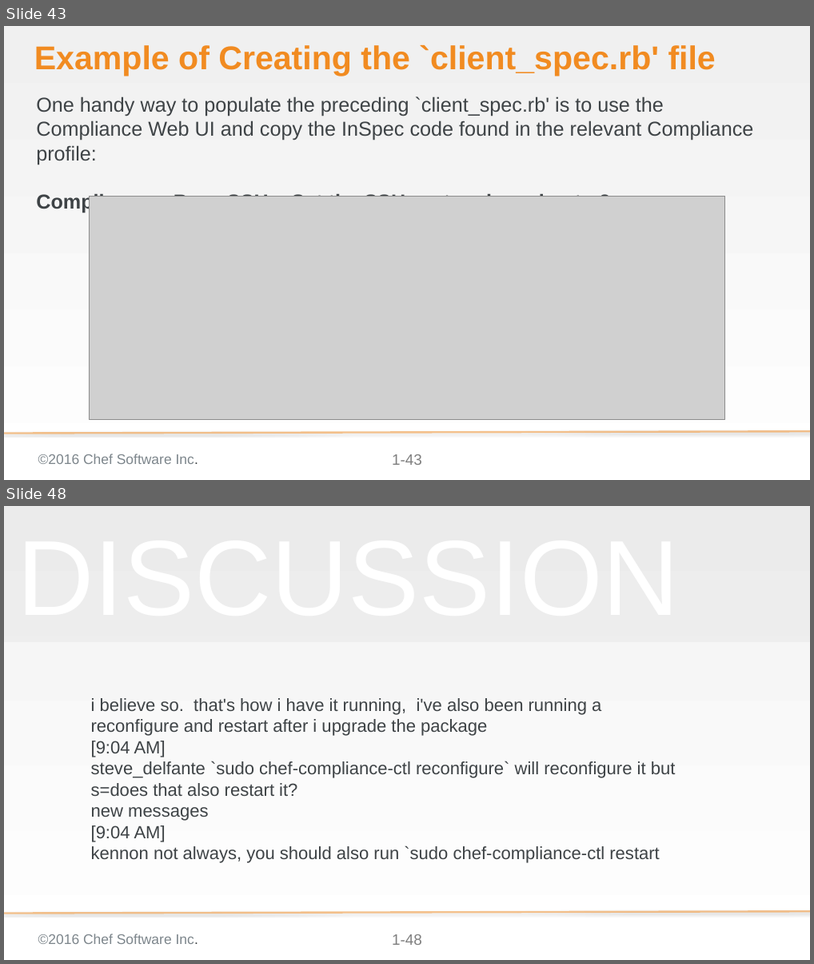
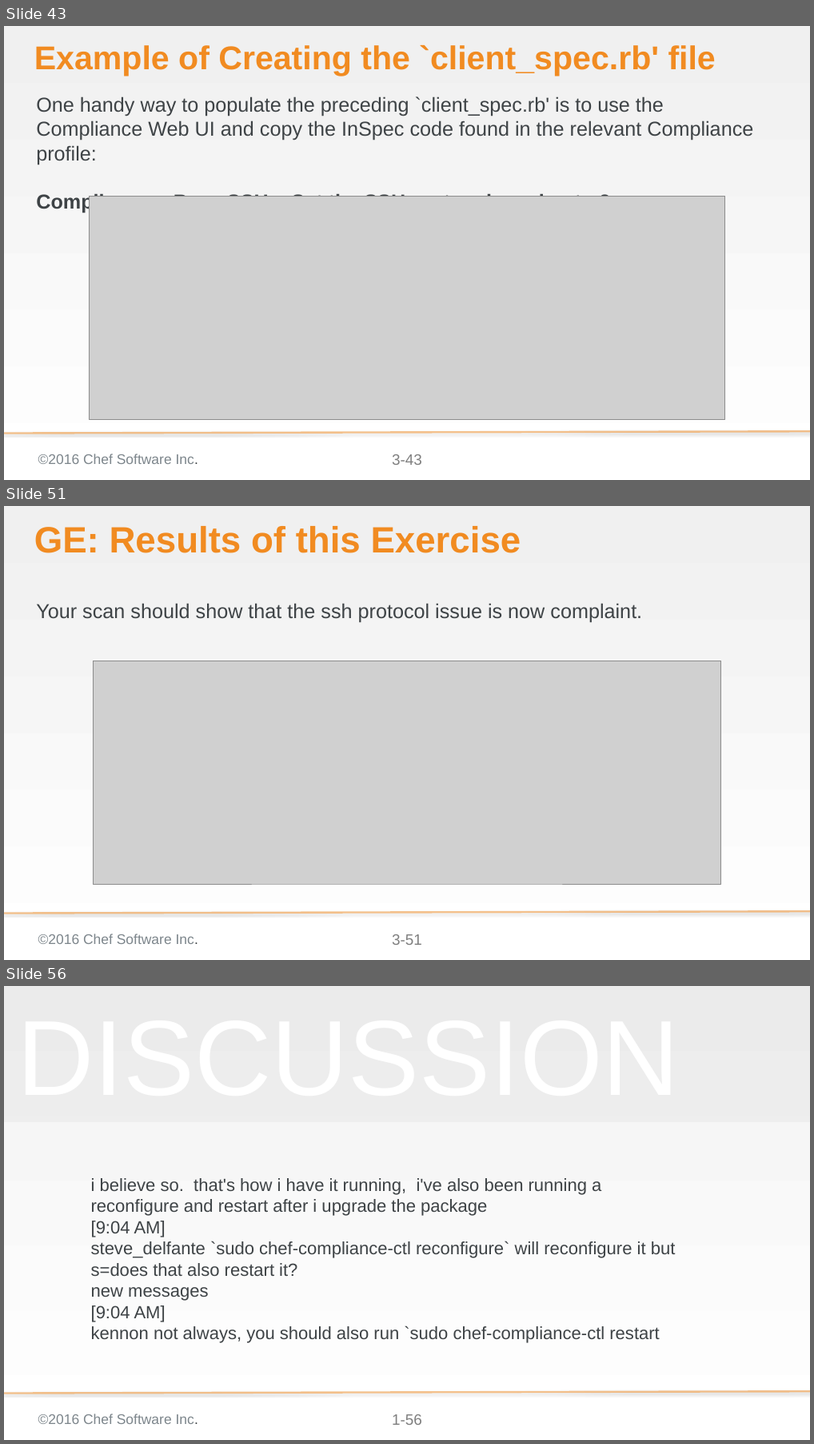
Before and after one commit to bchamby/chef-compliance-installation-configuration-operation, a slide deck: 03-initial-configuration-scans.pptx. Shown one above the other, each under a label of ours: slides 43 and 48 before the commit, slides 43, 51 and 56 after it; the slides between them are not shown. The pictures are 814x964 and 814x1444 pixels, drawn with LibreOffice and Linux fonts; fonts in the diff are those of the drawing; grey boxes stand for pictures; background and template pictures are left out. Boxes give left, top, right and bottom in pixels: in the first picture for what was removed or moved away, otherwise in the second. Text is boxed around its words. In the diff, an @@ line names an element or a change of style, - is before the commit and + after.

```diff
--- a/03-initial-configuration-scans.pptx
+++ b/03-initial-configuration-scans.pptx
@@ slide 51 added at [4,506,810,960], background gradient #F0F0F0 to #FFFFFF; not listed: 3 template elements that a slide beside it also shows @@
@@ title added at [34,526,522,553], 58 pt, text #F18B21, bold @@
+GE: Results of this Exercise
@@ text added at [36,603,642,622], 32 pt, text #3E4346 @@
+Your scan should show that the ssh protocol issue is now complaint.
@@ picture added at [93,660,722,884] @@
@@ page number at [392,454,422,464]: text changed @@
-1-43
+3-43
@@ what was slide 48 is now slide 56 @@
@@ page number at [392,1414,422,1424]: text changed @@
-1-48
+1-56
```
Also in this commit, not shown: 2 slides changed, 8 other slides added, 1 slide removed.
